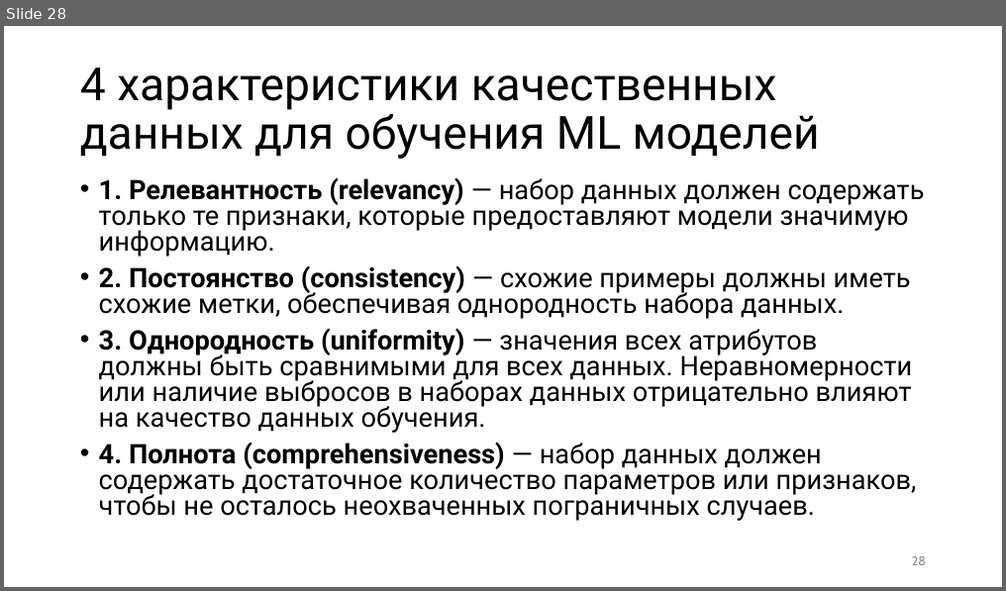
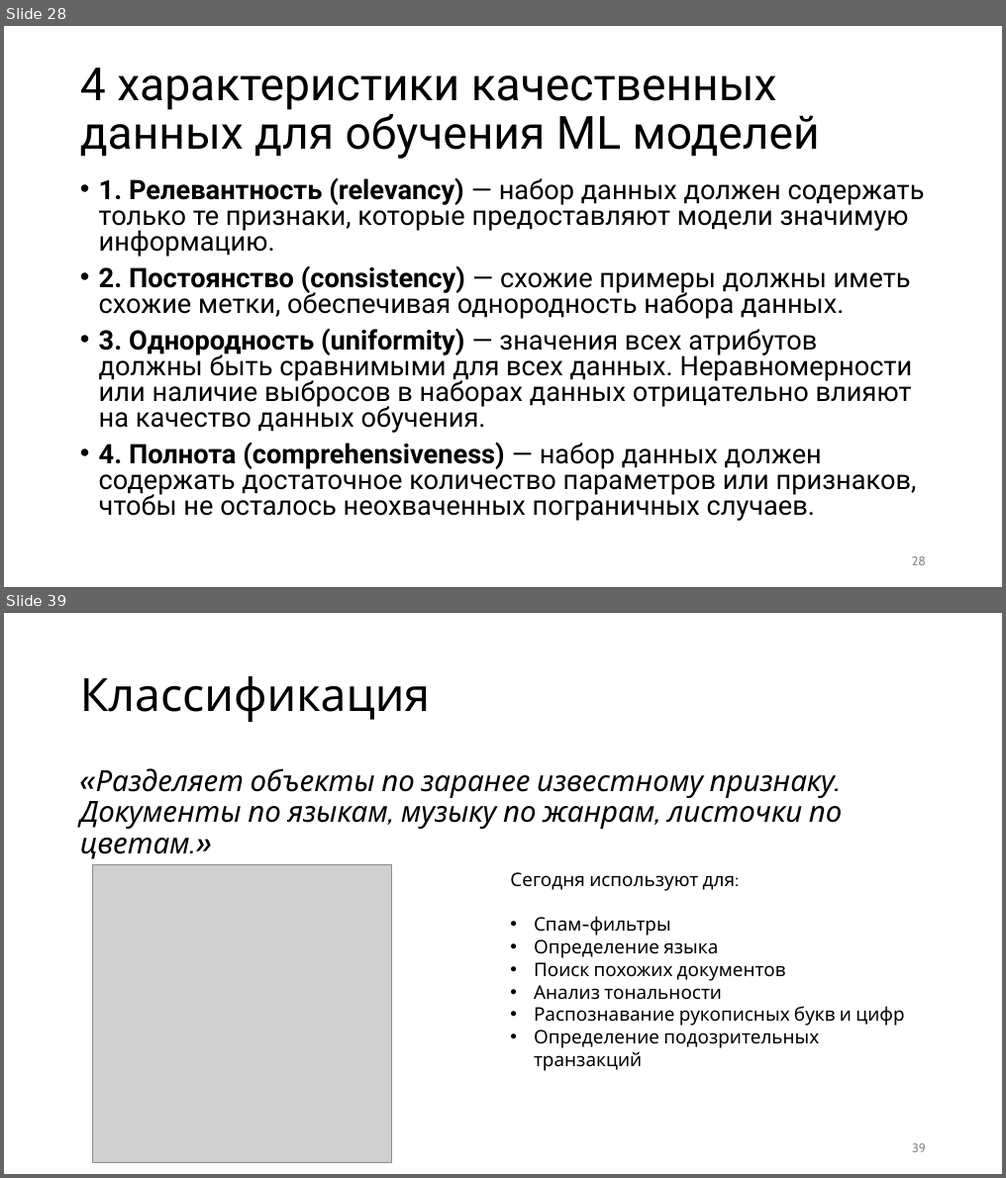
Before and after one commit to kurmakaevAlsu/ML_kurs2022, a slide deck: Машинное обучение.pptx. Shown one above the other, each under a label of ours: slide 28 before the commit, slides 28 and 39 after it; the slides between them are not shown. The pictures are 1006x591 and 1006x1178 pixels, drawn with LibreOffice and Linux fonts; fonts in the diff are those of the drawing; grey boxes stand for pictures. Boxes give left, top, right and bottom in pixels: in the first picture for what was removed or moved away, otherwise in the second. Text is boxed around its words. In the diff, an @@ line names an element or a change of style, - is before the commit and + after.

```diff
--- a/Машинное обучение.pptx
+++ b/Машинное обучение.pptx
@@ slide 39 added at bbox=[4, 613, 1002, 1174], background #FFFFFF @@
@@ title added at bbox=[80, 676, 430, 722], 44 pt, text #000000 @@
+Классификация
@@ text added at bbox=[80, 768, 843, 860], 28 pt, text #000000, italic @@
+«Разделяет объекты по заранее известному признаку. Документы по языкам, музыку по жанрам, листочки по цветам.»
@@ picture added at bbox=[93, 864, 392, 1163] @@
@@ text added at bbox=[510, 872, 904, 1049], 18 pt, text #000000 @@
+Сегодня используют для:
+• Спам-фильтры
+• Определение языка
+• Поиск похожих документов
+• Анализ тональности
+• Распознавание рукописных букв и цифр
+• Определение подозрительных транзакций
@@ page number added at bbox=[912, 1144, 926, 1153], 12 pt, text #8C8C8C @@
+39
```
Also in this commit, not shown: 14 other slides added.
